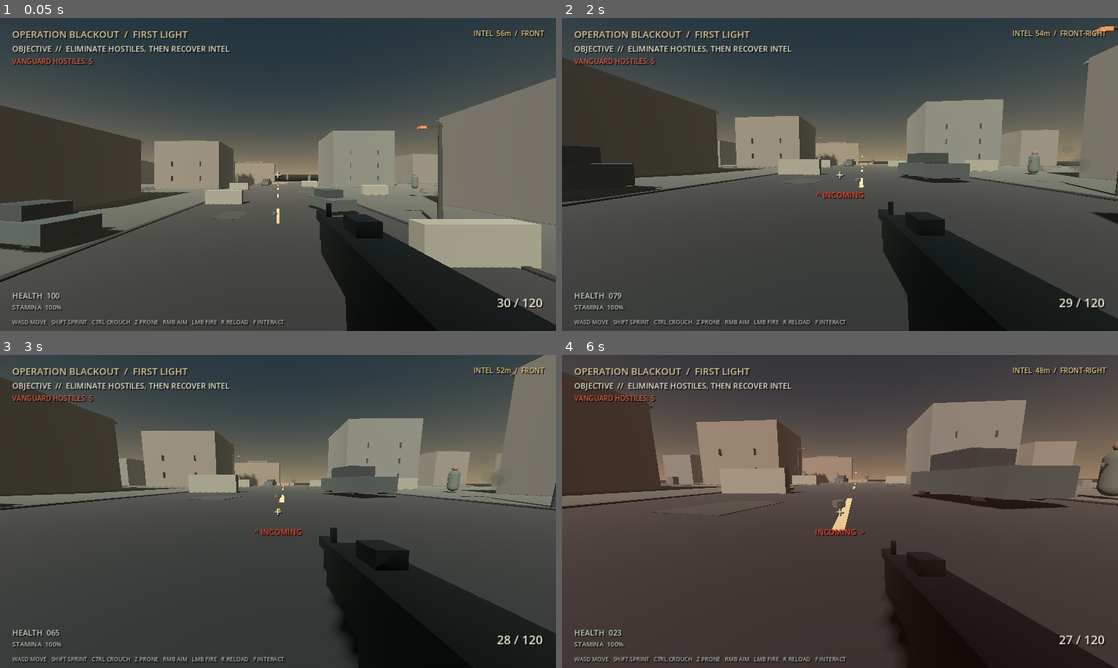
Above: before the commit, frames 1-4 (two rows, left to right).
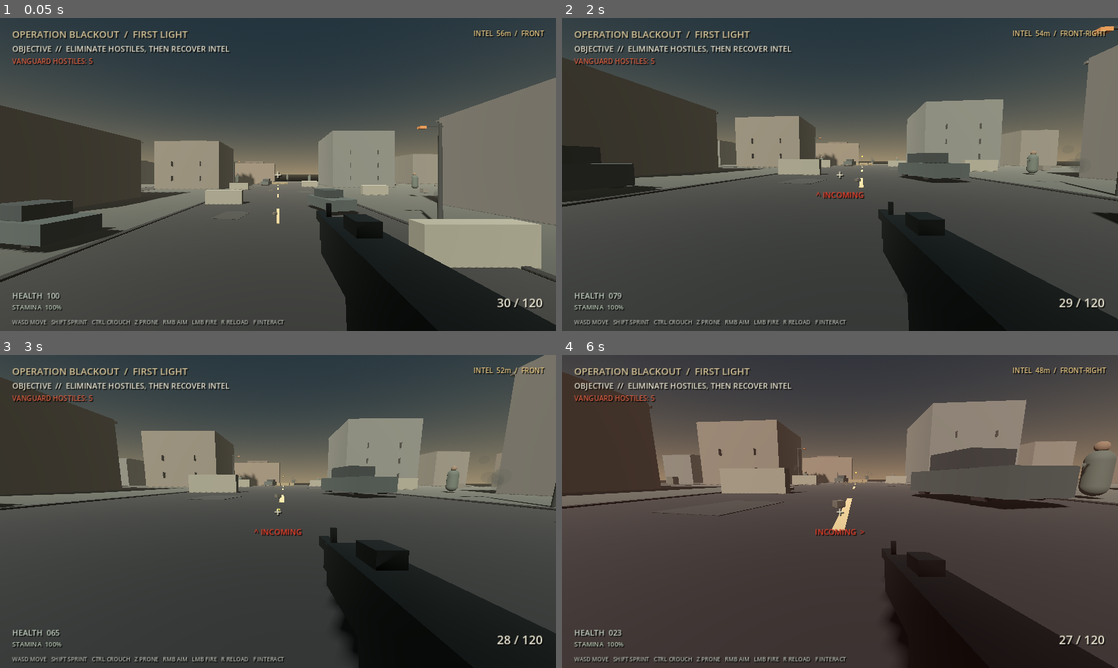
Above: after the commit, the same moments.

Repository: Liladizilla/operation-blackout
Game: Godot game, scene res://scenes/main.tscn
Two runs of this game, one before a commit and one after it. Both use one fixed random seed, a clock stepped at 60 frames per second and the inputs below.
Inputs (mouse positions are in pixels of both pictures, inside the frame that each line leads up to):
- Up to frame 1 (0.05 s): no input
- Up to frame 2 (2 s): tap Enter at 0.5 s; move the mouse to (867, 174) at 0.52 s; hold W (move_forward) from 0.53 s (still down); tap Ctrl (crouch) at 0.6 s; click (867, 174) at 0.67 s; tap Space (jump) at 0.77, 1.52 s; move the mouse to (812, 174) at 1.27 s; tap F (interact) at 1.35 s
- Up to frame 3 (3 s): keep holding W (move_forward); move the mouse to (289, 505) at 2.02 s; tap Z (prone) at 2.1 s; move the mouse to (272, 517) at 2.77 s; tap Shift (sprint) at 2.85 s; click (272, 517) at 2.92 s
- Up to frame 4 (6 s): tap Space (jump) at 3.02, 3.77, 4.52 s; move the mouse to (878, 514) at 3.52 s; tap Ctrl (crouch) at 3.6 s; move the mouse to (795, 508) at 4.27 s; tap F (interact) at 4.35 s; move the mouse to (845, 511) at 5.02 s; tap Z (prone) at 5.1 s; click (845, 511) at 5.17 s; move the mouse to (817, 505) at 5.77 s; release W (move_forward) at 5.78 s; hold D (move_right) from 5.78 s (still down); tap Shift (sprint) at 5.85 s

Frame 1 is identical in both runs. In frame 2, less than 0.1% of the frame differs, in the area x 46-86%, y 42-50%; in frame 3, less than 0.1%; in frame 4, 0.7%, in the area x 43-100%, y 27-47%.

Commit message:
Add local obstacle steering to hostile movement

Diff:
--- a/scripts/enemy.gd
+++ b/scripts/enemy.gd
@@ -145,11 +145,48 @@
             look_at(Vector3(last_known_position.x, global_position.y, last_known_position.z), Vector3.UP)
         else:
             state = "SEARCH"
+    target_dir = _avoid_obstacles(target_dir)
     if not is_on_floor():
         velocity.y -= 9.8 * delta
     velocity.x = move_toward(velocity.x, target_dir.x * 2.1, delta * 4.0)
     velocity.z = move_toward(velocity.z, target_dir.z * 2.1, delta * 4.0)
     move_and_slide()
+
+func _avoid_obstacles(direction: Vector3) -> Vector3:
+    var forward := direction
+    forward.y = 0.0
+    if forward.length_squared() < 0.01:
+        return Vector3.ZERO
+    forward = forward.normalized()
+    var origin := global_position + Vector3.UP * 0.85
+    var space := get_world_3d().direct_space_state
+    var forward_hit := _steering_ray(space, origin, forward)
+    if forward_hit.is_empty() or forward_hit.get("collider") == player:
+        return forward
+
+    # Try either side of the obstruction before committing to a new cover goal.
+    var left := forward.rotated(Vector3.UP, -0.72)
+    var right := forward.rotated(Vector3.UP, 0.72)
+    var left_hit := _steering_ray(space, origin, left)
+    var right_hit := _steering_ray(space, origin, right)
+    if left_hit.is_empty() and right_hit.is_empty():
+        return left if global_position.x <= cover_goal.x else right
+    if left_hit.is_empty():
+        return left
+    if right_hit.is_empty():
+        return right
+
+    var wall_normal: Vector3 = forward_hit.get("normal", Vector3.ZERO)
+    wall_normal.y = 0.0
+    if wall_normal.length_squared() > 0.01:
+        return (wall_normal.normalized() + left * 0.45).normalized()
+    return left
+
+func _steering_ray(space: PhysicsDirectSpaceState3D, origin: Vector3, direction: Vector3) -> Dictionary:
+    var query := PhysicsRayQueryParameters3D.create(origin, origin + direction * 2.0)
+    query.exclude = [get_rid()]
+    query.collision_mask = 1
+    return space.intersect_ray(query)
 
 func _choose_cover(threat_position: Vector3) -> Vector3:
     # Candidate positions sit near concrete barriers and wreckage in the arena.
